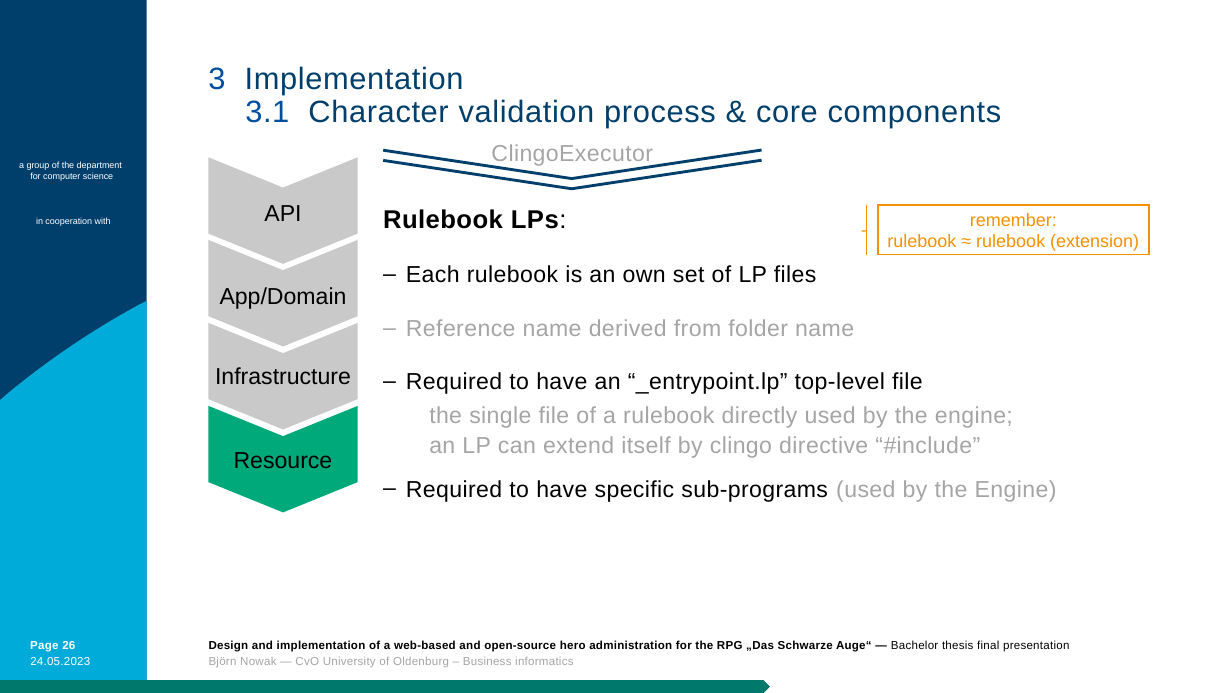
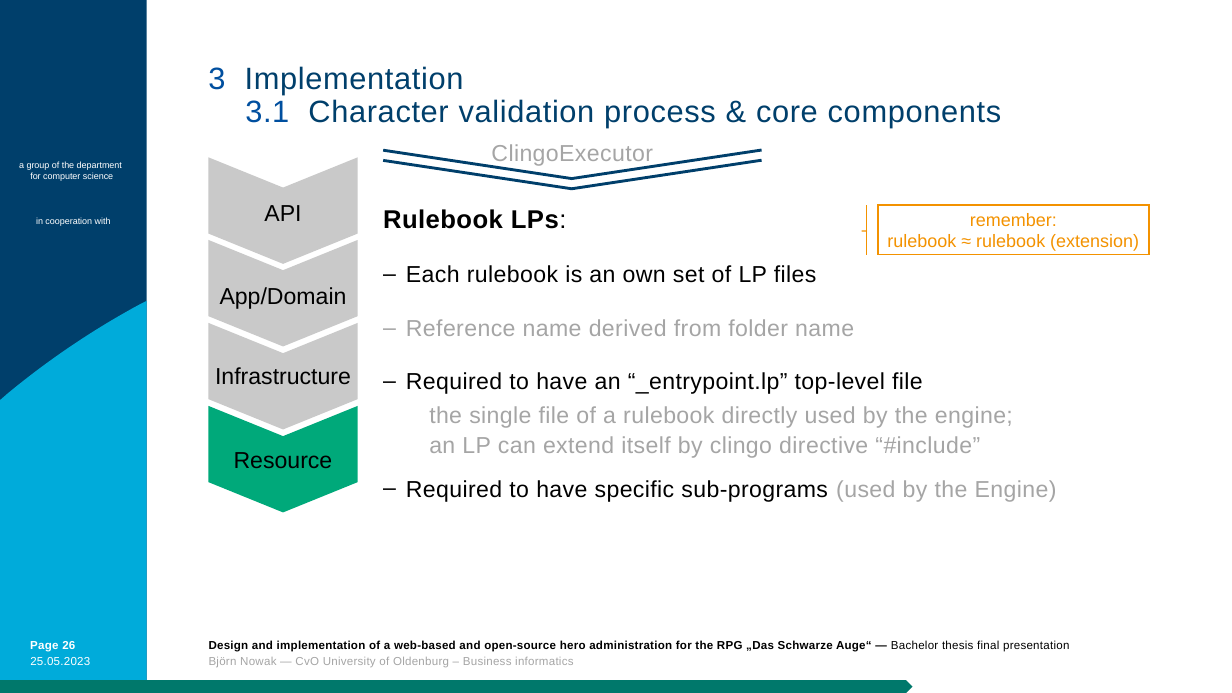
Before and after one commit to bjoern-nowak/bachelorthesis, a slide deck: slide 26 of presentation/BA_Nowak_AP.pptx. Drawn at 1232x693 pixels with LibreOffice and Linux fonts; fonts in the diff are those of the drawing; background and template pictures are left out. Boxes give left, top, right and bottom in pixels: in the first picture for what was removed or moved away, otherwise in the second. Text is boxed around its words. In the diff, an @@ line names an element or a change of style, - is before the commit and + after.

```diff
--- a/presentation/BA_Nowak_AP.pptx
+++ b/presentation/BA_Nowak_AP.pptx
@@ text at (30, 657, 90, 665): text changed @@
-24.05.2023
+25.05.2023
@@ pentagon arrow: place and size @@
-pentagon arrow at (0, 680, 770, 693)
+pentagon arrow at (0, 680, 913, 693)
```
Also in this commit, not shown: 40 other slides changed, 2 other files.
